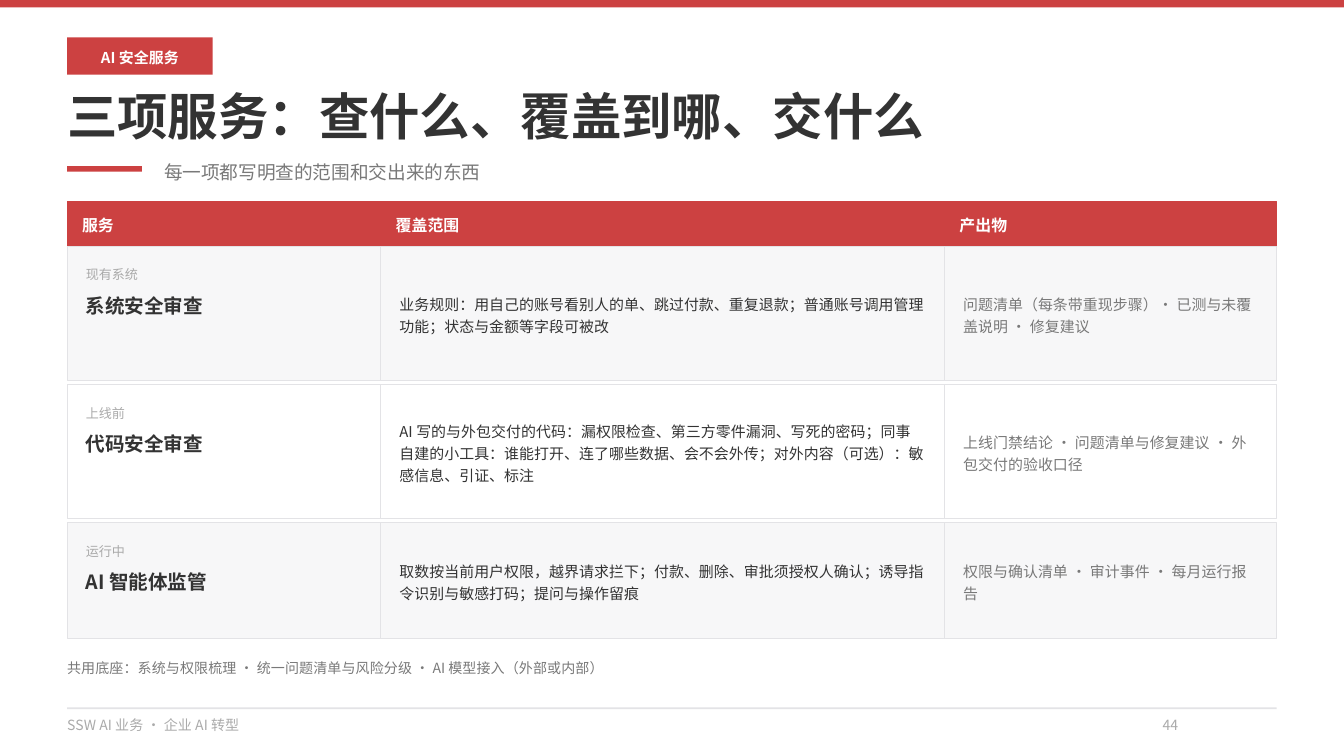
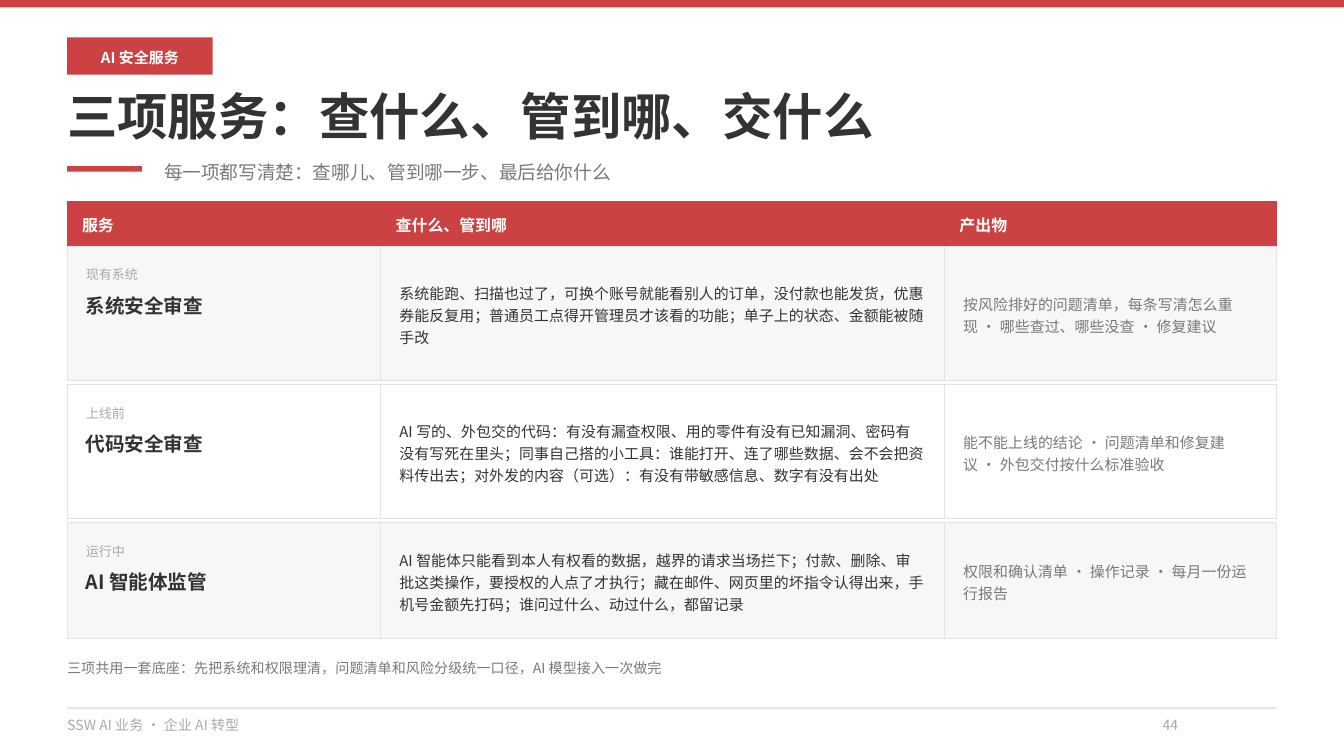
Before and after one commit to hveraus/ssw-business, a slide deck: slide 44 of SSW AI 业务_v2/SSW AI 业务_v3.pptx. Drawn at 1344x756 pixels with LibreOffice and Linux fonts; fonts in the diff are those of the drawing. Boxes give left, top, right and bottom in pixels: in the first picture for what was removed or moved away, otherwise in the second. Text is boxed around its words. In the diff, an @@ line names an element or a change of style, - is before the commit and + after.

Commit message:
P44 文案口语化
- 标题「查什么、管到哪、交什么」，副标「查哪儿、管到哪一步、最后给你什么」
- 表头「覆盖范围」改「查什么、管到哪」
- 三行正文全部改成老板能直接读懂的说法（换账号就能看别人的订单 / 没付款也能发货 / 优惠券能反复用；同事自己搭的小工具；藏在邮件网页里的坏指令）
- 产出物改成「按风险排好的问题清单…能不能上线的结论…每月一份运行报告」
- 页脚共用底座改成一句话口语表述

```diff
--- a/SSW AI 业务_v2/SSW AI 业务_v3.pptx
+++ b/SSW AI 业务_v2/SSW AI 业务_v3.pptx
@@ text at bbox=[67, 91, 873, 140]: text changed @@
-三项服务：查什么、覆盖到哪、交什么
+三项服务：查什么、管到哪、交什么
@@ text at bbox=[164, 163, 611, 181]: text changed @@
-每一项都写明查的范围和交出来的东西
+每一项都写清楚：查哪儿、管到哪一步、最后给你什么
@@ text at bbox=[396, 217, 507, 233]: text changed @@
-覆盖范围
+查什么、管到哪
@@ text at bbox=[399, 286, 923, 344]: text changed @@
-业务规则：用自己的账号看别人的单、跳过付款、重复退款；普通账号调用管理功能；状态与金额等字段可被改
+系统能跑、扫描也过了，可换个账号就能看别人的订单，没付款也能发货，优惠券能反复用；普通员工点得开管理员才该看的功能；单子上的状态、金额能被随手改
@@ text at bbox=[963, 297, 1233, 333]: text changed @@
-问题清单（每条带重现步骤）· 已测与未覆盖说明 · 修复建议
+按风险排好的问题清单，每条写清怎么重现 · 哪些查过、哪些没查 · 修复建议
@@ text at bbox=[399, 424, 923, 483]: text changed @@
-AI 写的与外包交付的代码：漏权限检查、第三方零件漏洞、写死的密码；同事自建的小工具：谁能打开、连了哪些数据、会不会外传；对外内容（可选）：敏感信息、引证、标注
+AI 写的、外包交的代码：有没有漏查权限、用的零件有没有已知漏洞、密码有没有写死在里头；同事自己搭的小工具：谁能打开、连了哪些数据、会不会把资料传出去；对外发的内容（可选）：有没有带敏感信息、数字有没有出处
@@ text at bbox=[963, 435, 1225, 471]: text changed @@
-上线门禁结论 · 问题清单与修复建议 · 外包交付的验收口径
+能不能上线的结论 · 问题清单和修复建议 · 外包交付按什么标准验收
@@ text at bbox=[399, 553, 923, 612]: text changed @@
-取数按当前用户权限，越界请求拦下；付款、删除、审批须授权人确认；诱导指令识别与敏感打码；提问与操作留痕
+AI 智能体只能看到本人有权看的数据，越界的请求当场拦下；付款、删除、审批这类操作，要授权的人点了才执行；藏在邮件、网页里的坏指令认得出来，手机号金额先打码；谁问过什么、动过什么，都留记录
@@ text at bbox=[963, 564, 1247, 600]: text changed @@
-权限与确认清单 · 审计事件 · 每月运行报告
+权限和确认清单 · 操作记录 · 每月一份运行报告
@@ text at bbox=[67, 661, 662, 674]: text changed @@
-共用底座：系统与权限梳理 · 统一问题清单与风险分级 · AI 模型接入（外部或内部）
+三项共用一套底座：先把系统和权限理清，问题清单和风险分级统一口径，AI 模型接入一次做完
```
Also in this commit, not shown: 1 other file.
